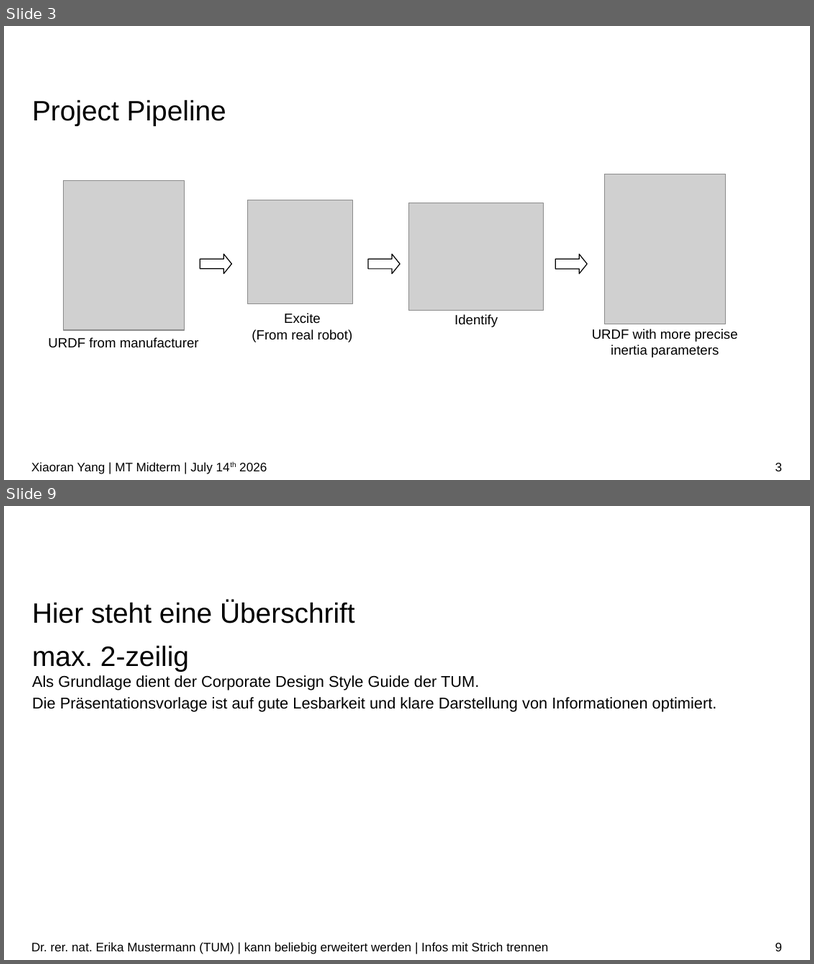
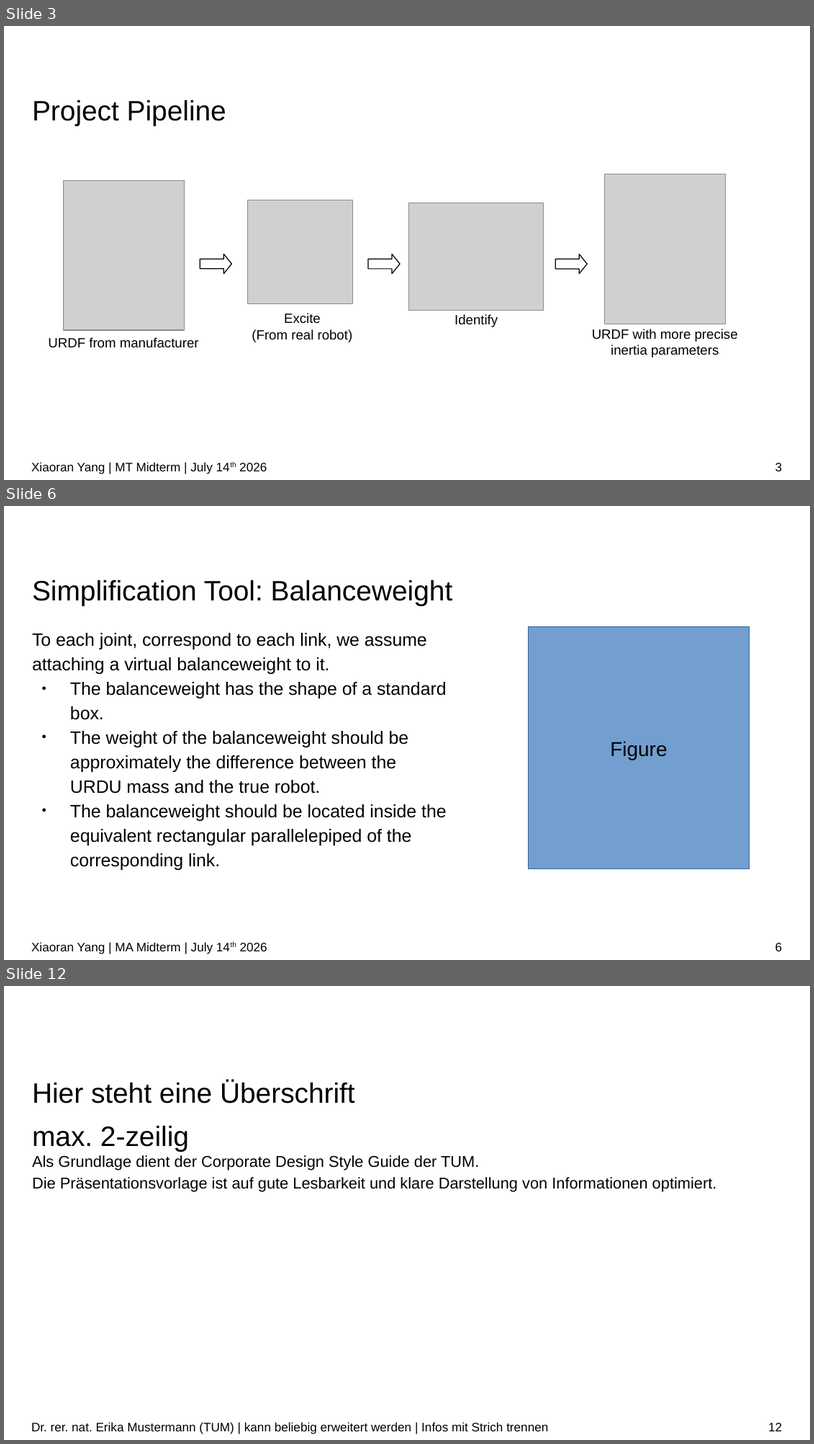
Before and after one commit to IDoccupled/identification, a slide deck: presentation/Midterm.odp. Shown one above the other, each under a label of ours: slides 3 and 9 before the commit, slides 3, 6 and 12 after it; the slides between them are not shown. The pictures are 814x964 and 814x1444 pixels, drawn with LibreOffice and Linux fonts; fonts in the diff are those of the drawing; grey boxes stand for pictures; background and template pictures are left out. Boxes give left, top, right and bottom in pixels: in the first picture for what was removed or moved away, otherwise in the second. Text is boxed around its words. In the diff, an @@ line names an element or a change of style, - is before the commit and + after.

```diff
--- a/presentation/Midterm.odp
+++ b/presentation/Midterm.odp
@@ slide 6 added at (x1=4, y1=506, x2=810, y2=960), background #FFFFFF @@
@@ title added at (x1=32, y1=579, x2=453, y2=605), 25 pt, text #000000 @@
+Simplification Tool: Balanceweight
@@ text added at (x1=32, y1=633, x2=447, y2=870), 16 pt, text #000000 @@
+To each joint, correspond to each link, we assume attaching a virtual balanceweight to it.
+● The balanceweight has the shape of a standard box.
+● The weight of the balanceweight should be approximately the difference between the URDU mass and the true robot.
+● The balanceweight should be located inside the equivalent rectangular parallelepiped of the corresponding link.
@@ rectangle added at (x1=528, y1=627, x2=750, y2=869), fill #729FCF, outline #3465A4 0 pt, 18 pt, text #000000 @@
+Figure
@@ text added at (x1=31, y1=942, x2=268, y2=954), 11 pt, text #000000 @@
+Xiaoran Yang | MA Midterm | July 14th 2026
@@ page number added at (x1=776, y1=942, x2=783, y2=951), 11 pt, text #000000 @@
+6
@@ what was slide 9 is now slide 12 @@
@@ page number at (x1=769, y1=1422, x2=782, y2=1431): text changed @@
-9
+12
```
Also in this commit, not shown: 5 slides changed, 3 other slides added, 1 slide removed.
